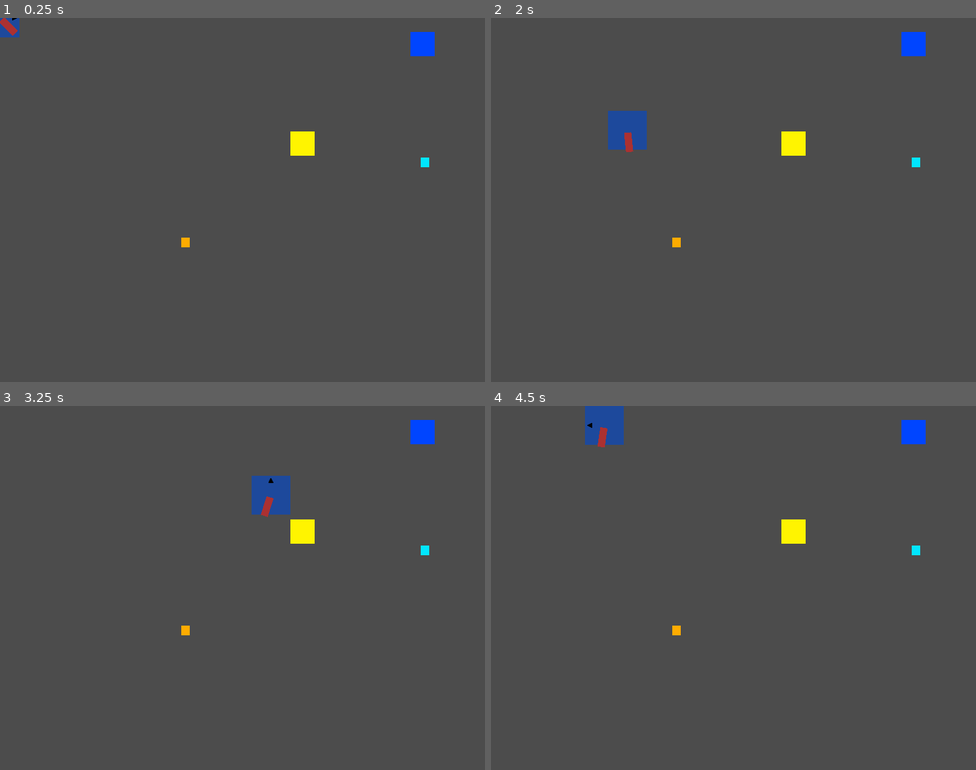
Above: before the commit, frames 1-4 (two rows, left to right).
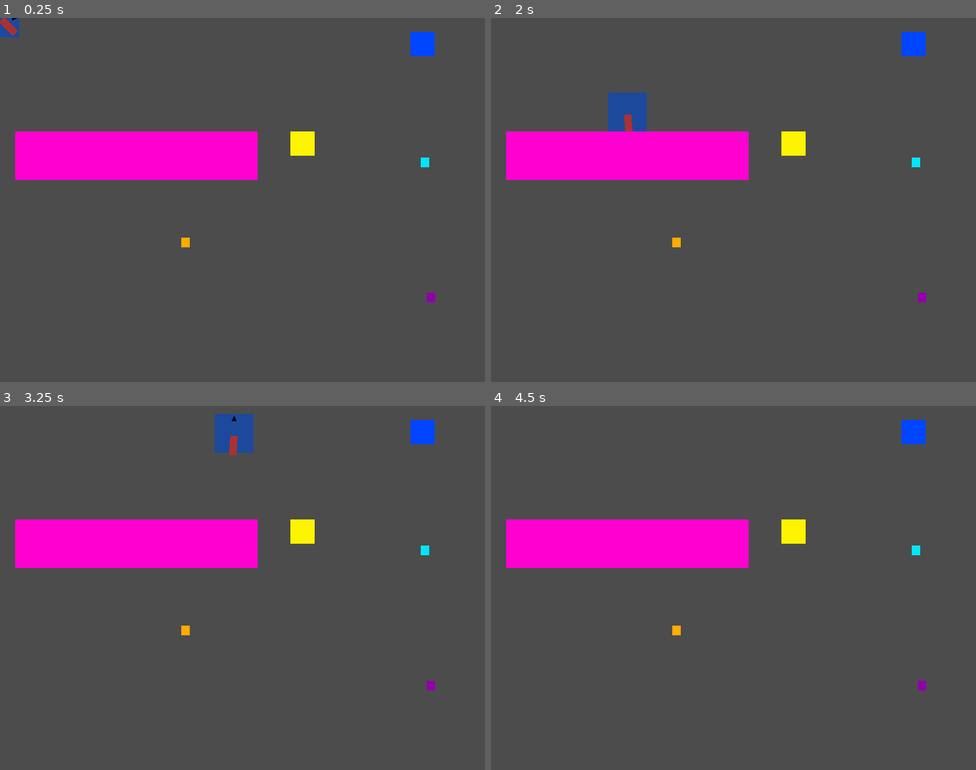
Above: after the commit, the same moments.

Repository: Hackerspace-IFUSP/Crossover_Jam_2021
Game: Godot game, scene res://Scenes/Game.tscn
Two runs of this game, one before a commit and one after it. Both use one fixed random seed, a clock stepped at 60 frames per second and the inputs below.
Inputs (mouse positions are in pixels of both pictures, inside the frame that each line leads up to):
- Up to frame 1 (0.25 s): no input
- Up to frame 2 (2 s): tap Enter at 0.5 s; move the mouse to (840, 181) at 0.52 s; hold Right (ui_right) 0.53-1.28 s; tap Space (dash, bound only after the commit) at 0.6, 1.35 s; move the mouse to (636, 218) at 1.27 s; hold Down (ui_down) from 1.28 s (still down)
- Up to frame 3 (3.25 s): move the mouse to (291, 507) at 2.02 s; release Down (ui_down) at 2.03 s; hold Right (ui_right) 2.03-2.78 s; tap Space (dash, bound only after the commit) at 2.1, 2.85 s; move the mouse to (218, 660) at 2.77 s; hold Up (ui_up) from 2.78 s (still down)
- Up to frame 4 (4.5 s): move the mouse to (879, 642) at 3.52 s; release Up (ui_up) at 3.53 s; hold Left (ui_left) from 3.53 s (still down); tap Space (dash, bound only after the commit) at 3.6, 4.35 s; move the mouse to (588, 533) at 4.27 s

The runs differ from the first frame. In frame 1, 6.7% of the frame differs, in the area x 3-90%, y 31-79%; in frame 2, 7.2%; in frame 3, 8.4%, in the area x 3-90%, y 2-79%; in frame 4, 7.6%.

Commit message:
some_upgrades_updates

Diff:
--- a/Scenes/Game.tscn
+++ b/Scenes/Game.tscn
@@ -35,7 +35,6 @@
 
 func _ready():
 	pass
-
 
 func _on_upgrade_patch_body_shape_entered(body_id, body, body_shape, local_shape):
 	if body.name == \"Player\":
@@ -44,6 +43,21 @@
 		queue_free()
 "
 
+[sub_resource type="GDScript" id=5]
+script/source = "extends Area2D
+
+
+func _ready():
+	pass
+
+
+func _on_upgrade_dash_body_shape_entered(body_id, body, body_shape, local_shape):
+	if body.name == \"Player\":
+		body.dash = true
+		body.changes = true
+		queue_free()
+"
+
 [node name="Game" type="Node2D"]
 
 [node name="Player" type="KinematicBody2D" parent="."]
@@ -67,6 +81,13 @@
 position = Vector2( 20, 0 )
 rotation = 1.5708
 texture = ExtResource( 1 )
+
+[node name="dash_timer" type="Timer" parent="Player"]
+one_shot = true
+
+[node name="invincibility_timer" type="Timer" parent="Player"]
+wait_time = 0.4
+one_shot = true
 
 [node name="lake_body" type="StaticBody2D" parent="."]
 position = Vector2( 676.625, 22.828 )
@@ -83,8 +104,8 @@
 }
 
 [node name="CollisionShape2D" type="CollisionShape2D" parent="lake_body"]
-position = Vector2( 20.2043, 20.7655 )
-shape = SubResource( 3 )
+position = Vector2( 20.2043, 19.4307 )
+shape = SubResource( 2 )
 
 [node name="catraca" type="StaticBody2D" parent="."]
 position = Vector2( 479.452, 187.458 )
@@ -102,11 +123,30 @@
 
 [node name="CollisionShape2D" type="CollisionShape2D" parent="catraca"]
 position = Vector2( 20.2043, 20.7655 )
-shape = SubResource( 3 )
+shape = SubResource( 2 )
+
+[node name="Ciclistas" type="StaticBody2D" parent="."]
+position = Vector2( 25.4485, 187.458 )
+scale = Vector2( 10, 2 )
+collision_layer = 2
+collision_mask = 0
+
+[node name="ColorRect" type="ColorRect" parent="Ciclistas"]
+margin_top = -0.280609
+margin_right = 40.0
+margin_bottom = 39.7194
+color = Color( 1, 0.00392157, 0.819608, 1 )
+__meta__ = {
+"_edit_use_anchors_": false
+}
+
+[node name="CollisionShape2D" type="CollisionShape2D" parent="Ciclistas"]
+position = Vector2( 20.2043, 20.7655 )
+shape = SubResource( 2 )
 
 [node name="upgrade_lake" type="Area2D" parent="."]
 position = Vector2( 694.266, 230.296 )
-script = SubResource( 4 )
+script = SubResource( 3 )
 
 [node name="ColorRect" type="ColorRect" parent="upgrade_lake"]
 margin_right = 14.0
@@ -135,7 +175,27 @@
 
 [node name="CollisionShape2D" type="CollisionShape2D" parent="upgrade_patch"]
 position = Vector2( 6.72717, 7.35785 )
-shape = SubResource( 5 )
-
+shape = SubResource( 4 )
+
+[node name="upgrade_dash" type="Area2D" parent="."]
+position = Vector2( 703.741, 453.057 )
+script = SubResource( 5 )
+
+[node name="ColorRect" type="ColorRect" parent="upgrade_dash"]
+margin_top = -0.33371
+margin_right = 14.0
+margin_bottom = 15.6663
+color = Color( 0.572549, 0, 0.670588, 1 )
+__meta__ = {
+"_edit_use_anchors_": false
+}
+
+[node name="CollisionShape2D" type="CollisionShape2D" parent="upgrade_dash"]
+position = Vector2( 6.72717, 7.35785 )
+shape = SubResource( 4 )
+
+[connection signal="timeout" from="Player/dash_timer" to="Player" method="_on_dash_timer_timeout"]
+[connection signal="timeout" from="Player/invincibility_timer" to="Player" method="_on_invincibility_timer_timeout"]
 [connection signal="body_shape_entered" from="upgrade_lake" to="upgrade_lake" method="_on_upgrade_lake_body_shape_entered"]
 [connection signal="body_shape_entered" from="upgrade_patch" to="upgrade_patch" method="_on_upgrade_patch_body_shape_entered"]
+[connection signal="body_shape_entered" from="upgrade_dash" to="upgrade_dash" method="_on_upgrade_dash_body_shape_entered"]
--- a/Scripts/Player.gd
+++ b/Scripts/Player.gd
@@ -1,7 +1,11 @@
 extends KinematicBody2D
 
 var velocity = Vector2.ZERO
+
 export var speed = 50
+export var dash_multiplier = 50
+
+var dash_status = false
 
 var boat = false
 var dash = false
@@ -24,6 +28,9 @@
 	##Aplicar mudanças:
 	if changes == true:
 		upgrades()
+
+	#Funções Dash
+	dash()
 
 
 
@@ -84,6 +91,18 @@
 
 ####
 
+
+
+func dash():
+	if Input.is_action_just_pressed("dash") and dash_status == true:
+		set_collision_mask_bit( 1 , false )
+		move_and_collide( velocity * dash_multiplier )
+		dash_status = false
+		$invincibility_timer.start()
+		$dash_timer.start()
+
+
+
 func upgrades():
 	if boat == true:
 		set_collision_mask_bit( 3 , false )
@@ -93,5 +112,26 @@
 		set_collision_mask_bit( 4 , false )
 		patch = false
 
+	elif dash == true:
+		dash_status = true ##faz ativar a função do dash pela primeira vez, não precis fazer mais nada
+
+	elif laser == true:
+		pass
+
+	elif bomb == true:
+		pass
+
 
 	changes = false
+
+
+####Timers do dash
+
+func _on_dash_timer_timeout():
+	dash_status = true
+
+
+func _on_invincibility_timer_timeout():
+	set_collision_mask_bit( 1 , true )
+
+###
--- a/project.godot
+++ b/project.godot
@@ -50,6 +50,11 @@
 , Object(InputEventKey,"resource_local_to_scene":false,"resource_name":"","device":0,"alt":false,"shift":false,"control":false,"meta":false,"command":false,"pressed":false,"scancode":83,"unicode":0,"echo":false,"script":null)
  ]
 }
+dash={
+"deadzone": 0.5,
+"events": [ Object(InputEventKey,"resource_local_to_scene":false,"resource_name":"","device":0,"alt":false,"shift":false,"control":false,"meta":false,"command":false,"pressed":false,"scancode":32,"unicode":0,"echo":false,"script":null)
+ ]
+}
 
 [layer_names]
 
Not shown: 4 places in Scenes/Game.tscn that only renumber resources
